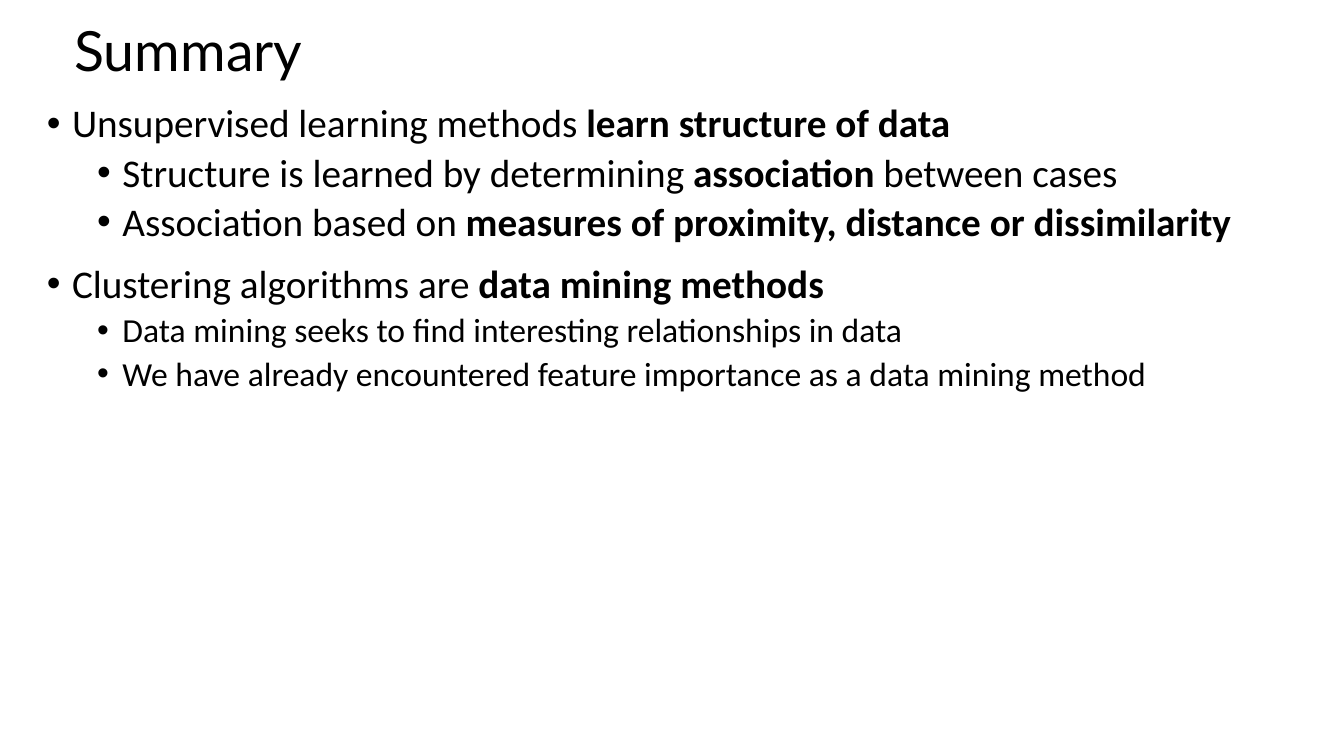
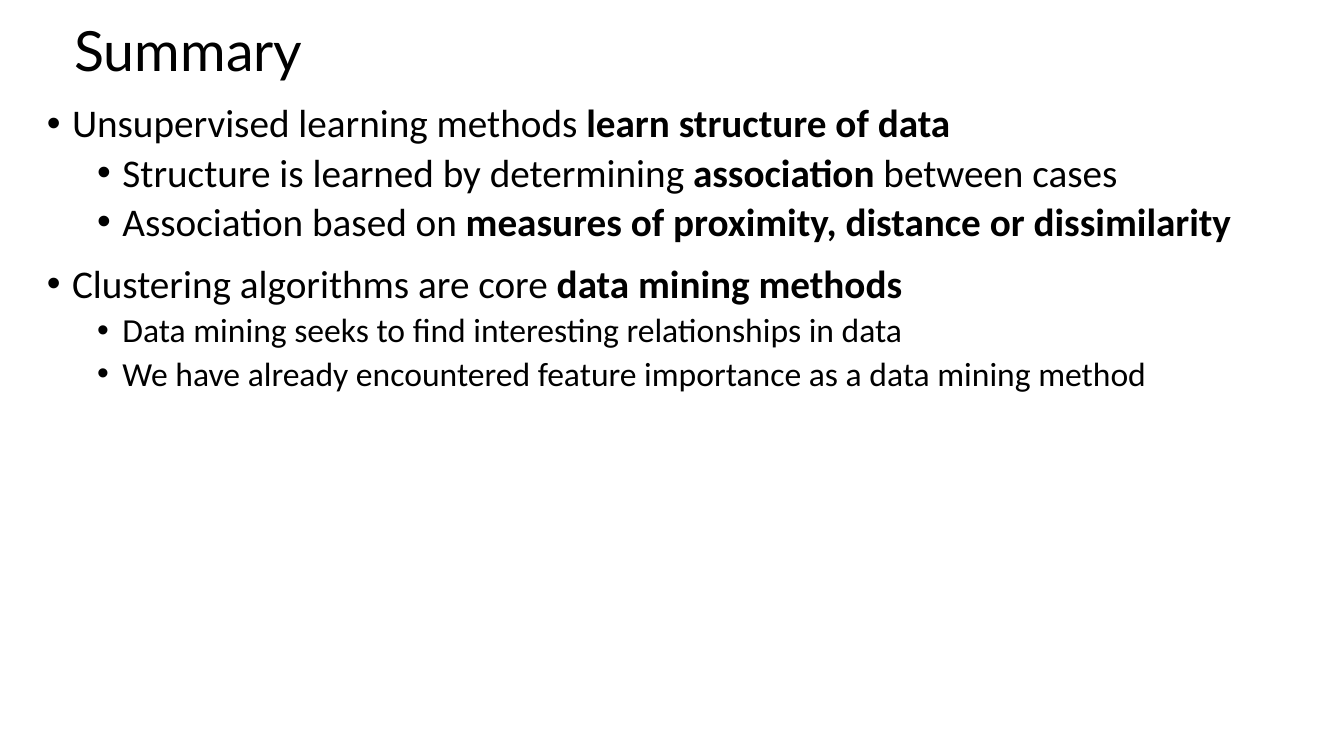
Before and after one commit to tenevian/Harvard-SSP-Data-Mining, a slide deck: slide 65 of slides/9_IntroductionToClustering_Part1.pptx (slide 81 before the commit). Drawn at 1344x756 pixels with LibreOffice and Linux fonts; fonts in the diff are those of the drawing. Boxes give left, top, right and bottom in pixels: in the first picture for what was removed or moved away, otherwise in the second. Text is boxed around its words. In the diff, an @@ line names an element or a change of style, - is before the commit and + after.

Commit message:
Reogranized clustering slides between part 1 and 2

```diff
--- a/slides/9_IntroductionToClustering_Part1.pptx
+++ b/slides/9_IntroductionToClustering_Part1.pptx
@@ text at (72,270,903,305): text changed @@
-• Clustering algorithms are data mining methods
+• Clustering algorithms are core data mining methods
```
Also in this commit, not shown: 16 slides removed, 1 other file.
